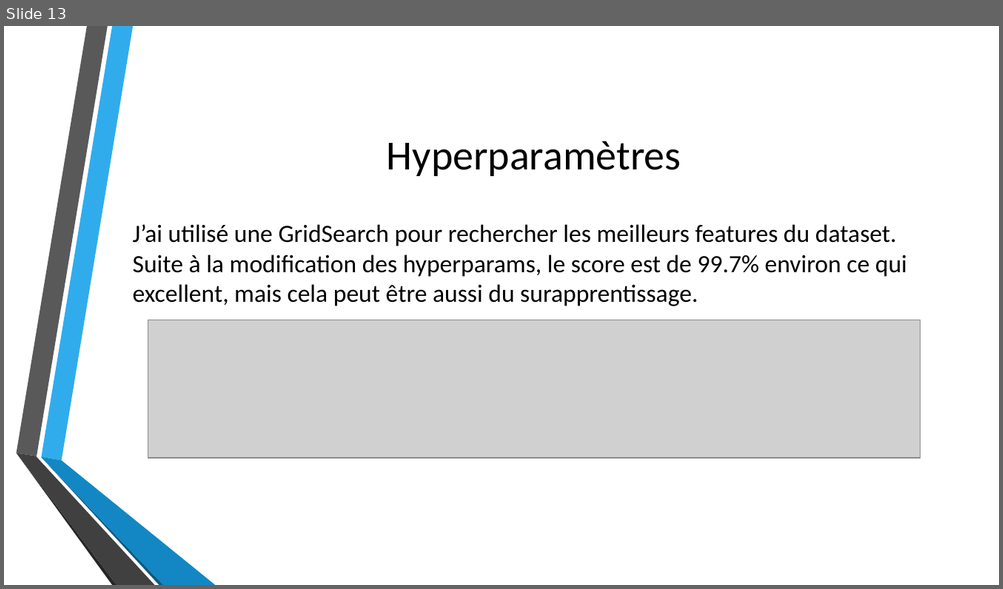
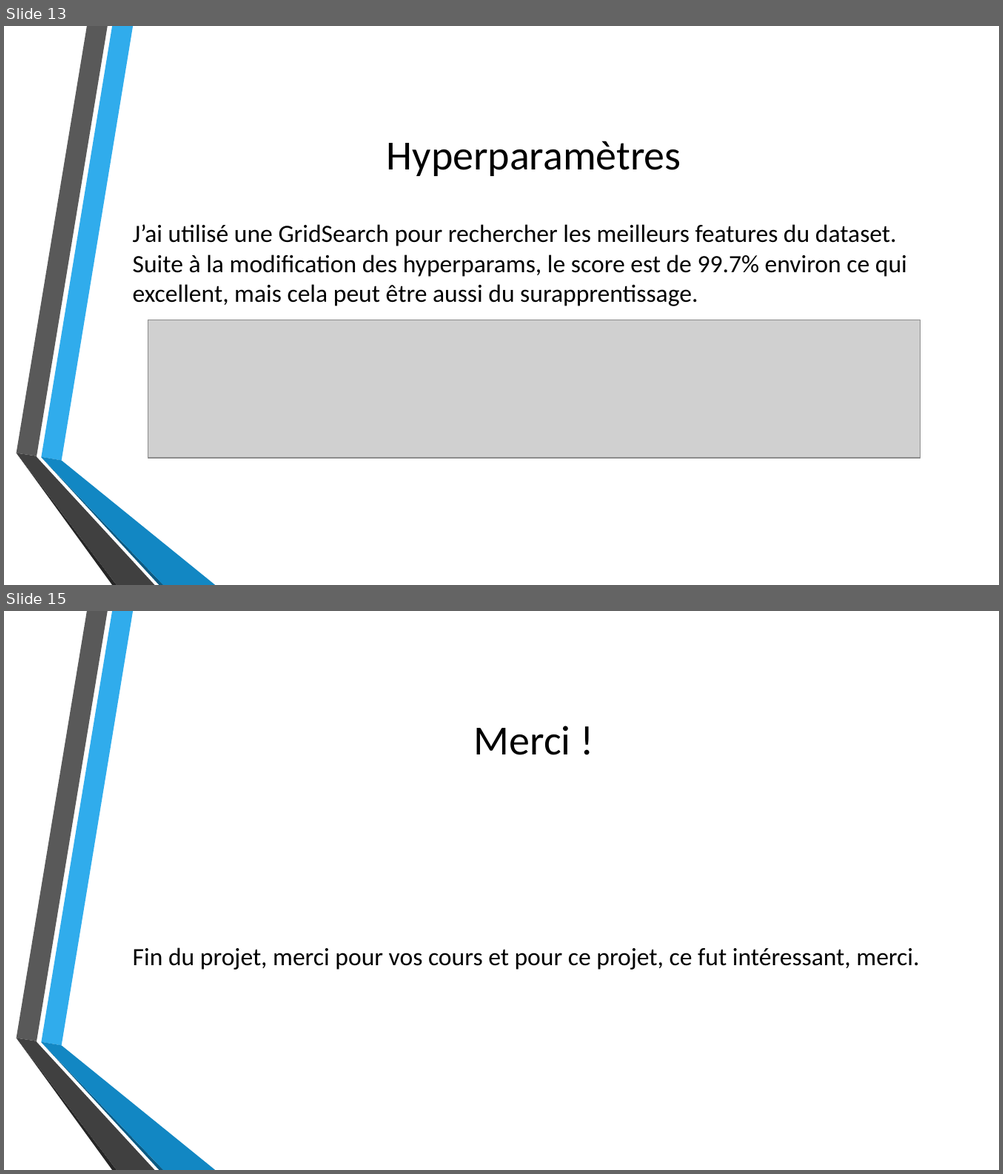
Before and after one commit to HenD-11/PythonForDataAnalysis, a slide deck: PPT_python4data.pptx. Shown one above the other, each under a label of ours: slide 13 before the commit, slides 13 and 15 after it; the slides between them are not shown. The pictures are 1003x589 and 1003x1174 pixels, drawn with LibreOffice and Linux fonts; fonts in the diff are those of the drawing; grey boxes stand for pictures; background and template pictures are left out. Boxes give left, top, right and bottom in pixels: in the first picture for what was removed or moved away, otherwise in the second. Text is boxed around its words. In the diff, an @@ line names an element or a change of style, - is before the commit and + after.

```diff
--- a/PPT_python4data.pptx
+++ b/PPT_python4data.pptx
@@ slide 15 added at [4, 611, 999, 1170], background picture (left out); not listed: 6 template elements that a slide beside it also shows @@
@@ title added at [474, 726, 571, 755], 40 pt, text #000000 @@
+Merci !
@@ text added at [133, 948, 919, 970], 24 pt, text #000000 @@
+Fin du projet, merci pour vos cours et pour ce projet, ce fut intéressant, merci.
```
Also in this commit, not shown: 1 other slide added, 1 other file.
